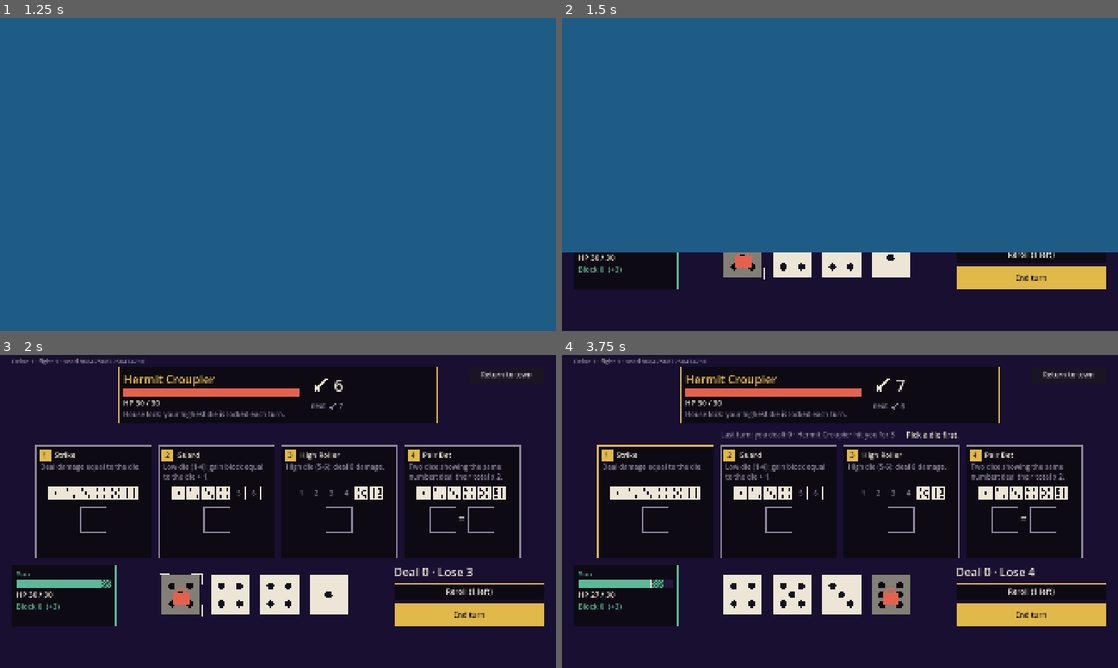
Above: before the commit, frames 1-4 (two rows, left to right).
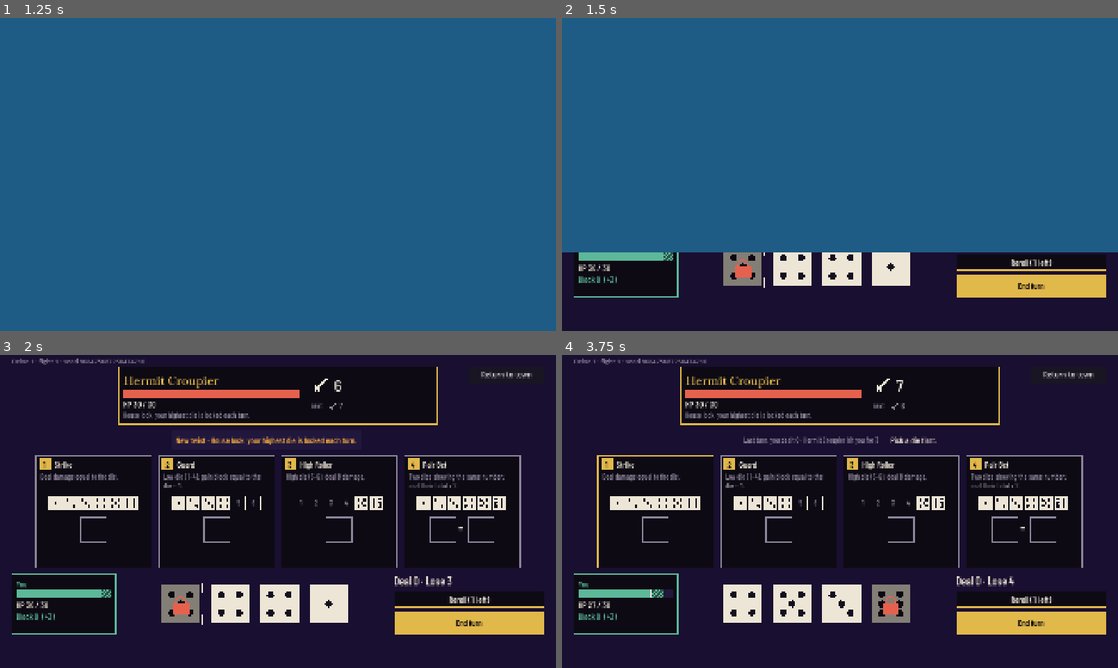
Above: after the commit, the same moments.

Repository: vantaloomin/saikoro-bay
Game: Godot game, scene res://game/boot/boot.tscn
Same seed, same stepped clock (60 frames per second), same inputs: the game is played once before the commit and once after it.
Inputs (mouse positions are in pixels of both pictures, inside the frame that each line leads up to):
- Up to frame 1 (1.25 s): click "Go down" at 0.5 s
- Up to frame 2 (1.5 s): click "Go down" at 1.25 s
- Up to frame 3 (2 s): no input
- Up to frame 4 (3.75 s): click "End turn" at 2 s; click "End turn" at 2.75 s; click (656, 502) at 3.52 s

Frame 1 is identical in both runs. In frame 2, 4.4% of the frame differs, in the area x 2-98%, y 74-90%; in frame 3, 20%; in frame 4, 21%, in the area x 2-98%, y 6-90%.

Commit message:
Board: delve type, Nudge face chip, twist banner and drag (#15)
Delve type (Barlow Condensed with tabular figures, Shippori Mincho B1
Latin subset for titles), OFL fonts in content/sfw/fonts outside LFS.
Nudge shows the giving villager's face chip. A first-meet twist banner
shows once per campaign, saved as GameState.seen_twists (optional on
load). Dice can be dragged onto slots, and a bad drop explains itself.
Placed dice stay bright in dimmed slots, and a held die lifts 20 px
with thick corners. Copy fixes from the UX review.

Diff:
--- a/data/enemies.json
+++ b/data/enemies.json
@@ -15,7 +15,7 @@
 		{
 			"id": "snake_eyes_eel", "name": "Snake-Eyes Eel", "hp": 34,
 			"intents": ["attack:6", "attack:7", "attack:12"],
-			"twist": "snake_eyes", "twist_text": "Snake eyes: each 1 you leave unplaced bites you for 1."
+			"twist": "snake_eyes", "twist_text": "Snake eyes: each unplaced 1 bites for 1."
 		}
 	]
 }
--- a/game/delve/board/board_style.gd
+++ b/game/delve/board/board_style.gd
@@ -18,8 +18,15 @@
 const DIE_FACE: Color = Color(0.93, 0.9, 0.84)
 const DIE_PIP: Color = Color(0.08, 0.06, 0.12)
 
-const BODY: int = 26
-const SMALL: int = 24
+## Delve type (two-halves section 1): Barlow Condensed with tabular figures
+## for numbers and labels, Shippori Mincho B1 for titles. Barlow is narrow,
+## so body text runs a size up to stay readable at 1080p.
+const LABEL_FONT_PATH: String = "res://content/sfw/fonts/BarlowCondensed-Medium.ttf"
+const STRONG_FONT_PATH: String = "res://content/sfw/fonts/BarlowCondensed-SemiBold.ttf"
+const TITLE_FONT_PATH: String = "res://content/sfw/fonts/ShipporiMinchoB1-Bold-Latin.ttf"
+
+const BODY: int = 30
+const SMALL: int = 26
 const NUMBER: int = 40
 const BIG: int = 56
 
@@ -30,6 +37,42 @@
 ## Smallest size for dice and pip rulers at 1080p (Mara: 48 px minimum).
 const DIE_SIZE: int = 96
 const RULER_CELL: int = 48
+
+
+static var _theme: Theme
+static var _strong: Font
+static var _title: Font
+
+
+## The delve theme: Barlow Condensed with tabular figures as the default
+## font, so every label and number under the board uses it.
+static func theme() -> Theme:
+	if _theme == null:
+		_theme = Theme.new()
+		_theme.default_font = _tabular(load(LABEL_FONT_PATH) as Font)
+		_theme.default_font_size = BODY
+	return _theme
+
+
+## Buttons and emphasis.
+static func strong_font() -> Font:
+	if _strong == null:
+		_strong = _tabular(load(STRONG_FONT_PATH) as Font)
+	return _strong
+
+
+## Titles such as the enemy's name.
+static func title_font() -> Font:
+	if _title == null:
+		_title = load(TITLE_FONT_PATH) as Font
+	return _title
+
+
+static func _tabular(base: Font) -> FontVariation:
+	var font: FontVariation = FontVariation.new()
+	font.base_font = base
+	font.opentype_features = {TextServerManager.get_primary_interface().name_to_tag("tnum"): 1}
+	return font
 
 
 ## Pip positions for faces 1-6 on a unit square.
--- a/game/delve/board/die_view.gd
+++ b/game/delve/board/die_view.gd
@@ -5,8 +5,14 @@
 ## cross when spent on a reroll, and a "-1" bite marker against Snake eyes.
 ## Every state has a shape, so it reads in greyscale (SA-5).
 
+## How far a held die lifts, and how thick its corners are, so held and
+## focused differ in greyscale too (focus is 3 px corners, no lift).
+const HELD_LIFT: float = 20.0
+
 ## Right-click or the controller's B button on this die.
 signal secondary_pressed
+## The player started dragging this die (mouse or touch).
+signal drag_started
 
 var die_id: int = -1
 var value: int = 1:
@@ -52,6 +58,30 @@
 	mouse_exited.connect(queue_redraw)
 
 
+## Drag a free die onto a slot; it's the same move as click, then click.
+func _get_drag_data(_at: Vector2) -> Variant:
+	var payload: Variant = drag_payload()
+	if payload == null:
+		return null
+	var ghost: DieView = DieView.new()
+	ghost.value = value
+	ghost.modulate.a = 0.85
+	ghost.position = -ghost.custom_minimum_size / 2.0
+	var holder: Control = Control.new()
+	holder.add_child(ghost)
+	set_drag_preview(holder)
+	return payload
+
+
+## What a drag of this die carries, or null when it can't be dragged.
+## Starting one holds the die (drag_started).
+func drag_payload() -> Variant:
+	if placed or discarded or locked or disabled:
+		return null
+	drag_started.emit()
+	return {"die": die_id}
+
+
 func _gui_input(event: InputEvent) -> void:
 	var mouse: InputEventMouseButton = event as InputEventMouseButton
 	if mouse != null and mouse.pressed and mouse.button_index == MOUSE_BUTTON_RIGHT:
@@ -81,7 +111,7 @@
 	if selected:
 		# A held die lifts off the felt, so held vs focused isn't color alone.
 		draw_rect(rect, Color(0, 0, 0, 0.55))
-		rect.position.y -= 14
+		rect.position.y -= HELD_LIFT
 	var face: Color = BoardStyle.DIE_FACE
 	if discarded:
 		face = BoardStyle.DIM
@@ -97,6 +127,6 @@
 		draw_rect(Rect2(rect.end.x - 40, rect.position.y - 6, 46, 30), BoardStyle.DANGER)
 		draw_string(font, Vector2(rect.end.x - 36, rect.position.y + 18), "-1", HORIZONTAL_ALIGNMENT_LEFT, -1, 22, BoardStyle.INK)
 	if selected:
-		BoardStyle.draw_brackets(self, rect, BoardStyle.GOLD, 6.0)
+		BoardStyle.draw_brackets(self, rect, BoardStyle.GOLD, 10.0)
 	elif has_focus() or is_hovered():
 		BoardStyle.draw_brackets(self, rect, BoardStyle.INK, 3.0)
--- /dev/null
+++ b/game/delve/board/face_chip.gd
@@ -0,0 +1,53 @@
+class_name FaceChip
+extends Control
+## A villager's face chip, so a perk shows who gives it (KP-2). Placeholder
+## until portraits exist: a disc in the villager's color with their initials.
+
+## Placeholder colors per villager id; anything else draws in DIM.
+const COLORS: Dictionary[String, Color] = {
+	"pearl_diver": Color(0.33, 0.62, 0.82),
+	"shipwright": Color(0.72, 0.5, 0.32),
+	"onsen_keeper": Color(0.86, 0.5, 0.58),
+	"shrine_keeper": Color(0.92, 0.55, 0.22),
+}
+
+var villager_id: String = "":
+	set(v):
+		villager_id = v
+		queue_redraw()
+## The words the initials come from, such as "Pearl diver".
+var role: String = "":
+	set(v):
+		role = v
+		queue_redraw()
+var dimmed: bool = false:
+	set(v):
+		dimmed = v
+		queue_redraw()
+
+
+func _init() -> void:
+	custom_minimum_size = Vector2(40, 40)
+	mouse_filter = Control.MOUSE_FILTER_IGNORE
+
+
+func initials() -> String:
+	var out: String = ""
+	for word: String in role.split(" ", false):
+		out += word.substr(0, 1).to_upper()
+	return out.substr(0, 2)
+
+
+func _draw() -> void:
+	var radius: float = minf(size.x, size.y) / 2.0
+	var center: Vector2 = size / 2.0
+	var fill: Color = COLORS.get(villager_id, BoardStyle.DIM)
+	if dimmed:
+		fill = fill.darkened(0.5)
+	draw_circle(center, radius, fill)
+	draw_arc(center, radius - 1, 0, TAU, 32, BoardStyle.LACQUER, 2.0)
+	var font: Font = get_theme_default_font()
+	var text: String = initials()
+	var font_size: int = int(radius * 0.95)
+	var w: float = font.get_string_size(text, HORIZONTAL_ALIGNMENT_LEFT, -1, font_size).x
+	draw_string(font, center + Vector2(-w / 2.0, font_size * 0.36), text, HORIZONTAL_ALIGNMENT_LEFT, -1, font_size, BoardStyle.LACQUER)
--- a/game/delve/board/fight_board.gd
+++ b/game/delve/board/fight_board.gd
@@ -71,6 +71,7 @@
 var _twist: Label
 var _message: Label
 var _badge: Label
+var _nudge_chip: FaceChip
 var _slot_cards: Dictionary[String, SlotCard] = {}
 var _dice: Array[DieView] = []
 var _player_hp: Label
@@ -88,6 +89,11 @@
 var _again: Button
 
 
+## Show the one-line banner for this enemy's twist (the first meeting).
+## Set before adding the board to the tree.
+var twist_banner: bool = false
+var _banner: PanelContainer
+
 ## Builds the board for `new_fight`. Call before adding it to the tree.
 func setup(new_fight: Fight, game_data: GameData) -> void:
 	fight = new_fight
@@ -97,6 +103,7 @@
 func _ready() -> void:
 	_ensure_actions()
 	set_anchors_and_offsets_preset(Control.PRESET_FULL_RECT)
+	theme = BoardStyle.theme()
 	_build()
 	_refresh_all()
 	if not _dice.is_empty():
@@ -150,6 +157,20 @@
 	_refresh_all()
 
 
+## Dragging holds the die, so every slot previews it during the drag.
+func _on_die_drag_started(die_id: int) -> void:
+	if _reroll_mode or _selected == die_id:
+		return
+	_on_die_pressed(die_id)
+
+
+func _on_die_dropped(die_id: int, slot_id: String) -> void:
+	if _reroll_mode or not fight.die(die_id).is_free():
+		return
+	_selected = die_id
+	_on_slot_pressed(slot_id)
+
+
 func _on_slot_pressed(slot_id: String) -> void:
 	if _busy or fight.state != Fight.State.PLAYER_TURN:
 		return
@@ -238,6 +259,7 @@
 	if _busy or fight.state != Fight.State.PLAYER_TURN:
 		return
 	_cancel()
+	_banner.visible = false
 	var start: int = fight.events.size()
 	fight.end_turn()
 	var turn_events: Array[Dictionary] = fight.events.slice(start)
@@ -364,7 +386,11 @@
 		_reroll.text = "Reroll (%d left)" % fight.rerolls_left
 	_nudge.visible = fight.has_perk(Fight.NUDGE_PERK)
 	_nudge.disabled = fight.nudges_left <= 0
-	var nudger: String = _source_name(fight.perk_source(Fight.NUDGE_PERK)) if fight.has_perk(Fight.NUDGE_PERK) else ""
+	var nudge_source: String = fight.perk_source(Fight.NUDGE_PERK)
+	var nudger: String = _source_name(nudge_source) if fight.has_perk(Fight.NUDGE_PERK) else ""
+	_nudge_chip.villager_id = nudge_source
+	_nudge_chip.role = nudger
+	_nudge_chip.dimmed = fight.nudges_left <= 0
 	_nudge.text = "Nudge +1 · %s" % nudger if fight.nudges_left > 0 else "Nudge used · %s" % nudger
 	_turn = turn_preview()
 	_end_preview.text = end_turn_summary()
@@ -400,7 +426,7 @@
 		return
 	if _selected < 0:
 		if s.dice.size() > 0:
-			card.preview_text = "Incomplete: waits for another %d" % fight.die(s.dice[0]).value
+			card.preview_text = "Waits for a %d" % fight.die(s.dice[0]).value
 			card.preview_tone = "wait"
 		return
 	var p: Dictionary = fight.preview(_selected, s.id)
@@ -412,19 +438,21 @@
 		var value: int = fight.die(_selected).value
 		card.preview_tone = "wait"
 		if p["can_complete"]:
-			card.preview_text = "Waits for another %d: %s" % [value, _effect_text(p["effect"] as String, p["amount"] as int, p["blocked"] as int)]
+			card.preview_text = "Waits for a %d · %s" % [value, _effect_text(p["effect"] as String, p["amount"] as int, p["blocked"] as int, true)]
 		else:
-			card.preview_text = "Waits for another %d (none in hand)" % value
+			card.preview_text = "Waits for a %d (none in hand)" % value
 	else:
 		card.preview_text = _effect_text(p["effect"] as String, p["amount"] as int, p["blocked"] as int)
 
 
-func _effect_text(effect: String, amount: int, blocked: int) -> String:
+## `short` abbreviates for a footer that also carries a condition.
+func _effect_text(effect: String, amount: int, blocked: int, short: bool = false) -> String:
 	match effect:
 		"damage":
+			var unit: String = "dmg" if short else "damage"
 			if blocked > 0:
-				return "%d damage (%d into guard)" % [amount, blocked]
-			return "%d damage" % amount
+				return "%d %s (%d into guard)" % [amount, unit, blocked]
+			return "%d %s" % [amount, unit]
 		"block":
 			return "Block %d" % amount
 		"heal":
@@ -575,6 +603,7 @@
 	enemy_box.size_flags_horizontal = Control.SIZE_EXPAND_FILL
 	enemy_inner.add_child(enemy_box)
 	_enemy_name = BoardStyle.label("", BoardStyle.NUMBER, BoardStyle.GOLD)
+	_enemy_name.add_theme_font_override("font", BoardStyle.title_font())
 	enemy_box.add_child(_enemy_name)
 	_enemy_bar = HpBar.new()
 	_enemy_bar.fill = BoardStyle.DANGER
@@ -595,11 +624,20 @@
 	_intent = IntentView.new()
 	enemy_inner.add_child(_intent)
 
+	# First meeting with a twist: one line, gone after the first turn.
+	_banner = PanelContainer.new()
+	_banner.add_theme_stylebox_override("panel", BoardStyle.panel(BoardStyle.AMBER, BoardStyle.FELT))
+	_banner.size_flags_horizontal = Control.SIZE_SHRINK_CENTER
+	_banner.visible = twist_banner and not _twist.text.is_empty()
+	_banner.add_child(BoardStyle.label("New twist · " + _twist.text, BoardStyle.BODY, BoardStyle.AMBER))
+
 	var lines: HBoxContainer = HBoxContainer.new()
 	lines.alignment = BoxContainer.ALIGNMENT_CENTER
 	lines.add_theme_constant_override("separation", 40)
-	lines.custom_minimum_size = Vector2(0, 36)
+	# Tall enough for the twist banner, so nothing jumps when it goes.
+	lines.custom_minimum_size = Vector2(0, 68)
 	column.add_child(lines)
+	lines.add_child(_banner)
 	_last_turn = BoardStyle.label("", BoardStyle.SMALL, BoardStyle.DIM)
 	lines.add_child(_last_turn)
 	_message = BoardStyle.label("", BoardStyle.BODY)
@@ -623,6 +661,7 @@
 			card.accepted[face] = _accepts_face(s.row, face + 1)
 		card.pressed.connect(_on_slot_pressed.bind(s.id))
 		card.secondary_pressed.connect(_on_slot_secondary.bind(s.id))
+		card.die_dropped.connect(_on_die_dropped.bind(s.id))
 		slot_row.add_child(card)
 		_slot_cards[s.id] = card
 		order += 1
@@ -660,6 +699,7 @@
 		view.size_flags_vertical = Control.SIZE_SHRINK_CENTER
 		view.pressed.connect(_on_die_pressed.bind(d.id))
 		view.secondary_pressed.connect(_cancel)
+		view.drag_started.connect(_on_die_drag_started.bind(d.id))
 		hand.add_child(view)
 		_dice.append(view)
 
@@ -679,6 +719,12 @@
 	_nudge = _button("Nudge +1", 0)
 	_nudge.pressed.connect(_on_nudge)
 	verb_row.add_child(_nudge)
+	# The chip of the villager who gives Nudge sits at the button's left edge.
+	for state: String in ["normal", "hover", "pressed", "disabled"]:
+		(_nudge.get_theme_stylebox(state) as StyleBoxFlat).content_margin_left = 60
+	_nudge_chip = FaceChip.new()
+	_nudge.add_child(_nudge_chip)
+	_nudge_chip.set_anchors_and_offsets_preset(Control.PRESET_CENTER_LEFT, Control.PRESET_MODE_KEEP_SIZE, 10)
 	_reroll = _button("Reroll", 0)
 	_reroll.pressed.connect(_on_reroll)
 	verb_row.add_child(_reroll)
@@ -736,6 +782,7 @@
 	var b: Button = Button.new()
 	b.text = text
 	b.add_theme_font_size_override("font_size", BoardStyle.BODY)
+	b.add_theme_font_override("font", BoardStyle.strong_font())
 	b.size_flags_horizontal = Control.SIZE_EXPAND_FILL
 	if height > 0:
 		b.custom_minimum_size = Vector2(0, height)
--- a/game/delve/board/slot_card.gd
+++ b/game/delve/board/slot_card.gd
@@ -6,6 +6,9 @@
 
 ## Right-click or B on the card: take back its last die.
 signal secondary_pressed
+## A die was dragged onto this slot. Every die drop is taken, so the board
+## can explain a refusal instead of the drop silently doing nothing.
+signal die_dropped(die_id: int)
 
 var slot_id: String = ""
 var order: int = 1
@@ -41,6 +44,14 @@
 	focus_exited.connect(queue_redraw)
 	mouse_entered.connect(queue_redraw)
 	mouse_exited.connect(queue_redraw)
+
+
+func _can_drop_data(_at: Vector2, data: Variant) -> bool:
+	return data is Dictionary and (data as Dictionary).has("die")
+
+
+func _drop_data(_at: Vector2, data: Variant) -> void:
+	die_dropped.emit((data as Dictionary)["die"] as int)
 
 
 func _gui_input(event: InputEvent) -> void:
@@ -92,6 +103,11 @@
 		var cy: float = ruler_y + cell + 6
 		draw_colored_polygon(PackedVector2Array([Vector2(cx, cy), Vector2(cx - 9, cy + 12), Vector2(cx + 9, cy + 12)]), BoardStyle.INK)
 
+	# A slot the held die can't go in dims its chrome only. Placed dice and
+	# the footer stay bright, so a placed die never reads as locked.
+	if held_fit == -1:
+		draw_rect(r, Color(0, 0, 0, 0.35))
+
 	# Sockets.
 	var socket: float = 88
 	var gap: float = 44 if is_pair else 0
@@ -126,5 +142,3 @@
 		var top: float = size.y - (20 if one_line else 50)
 		draw_multiline_string(font, Vector2(16, top), text, HORIZONTAL_ALIGNMENT_LEFT, width,
 			BoardStyle.SMALL, 2, tone)
-	if held_fit == -1:
-		draw_rect(r, Color(0, 0, 0, 0.35))
--- a/game/delve/delve.gd
+++ b/game/delve/delve.gd
@@ -30,6 +30,10 @@
 	_status.text = "Delve %d · fight %d · seed %d" % [Game.state.delve_count, _fights, Game.state.current_delve_seed()]
 	_board = BOARD_SCENE.instantiate() as FightBoard
 	_board.setup(fight, Game.data)
+	# Marked seen as the fight is dealt, which is when the banner shows: the
+	# board goes into the tree a few lines down. If showing it is ever
+	# deferred, mark it seen from the board when the banner appears instead.
+	_board.twist_banner = Game.state.meet_twist(str(Game.data.row("enemies", enemy_id).get("twist", "")))
 	_board.again_requested.connect(_next_fight)
 	_board.leave_requested.connect(_on_surface_pressed)
 	add_child(_board)
--- a/sim/state/game_state.gd
+++ b/sim/state/game_state.gd
@@ -21,6 +21,9 @@
 var delve_count: int = 0
 
 var _resources: Dictionary[String, int] = {}
+## Twists the player has met, so each gets its one-line banner only once
+## per campaign (dice-fight-rules section 9). Sorted, for a stable save.
+var _seen_twists: Array[String] = []
 
 
 func _init(seed_value: int = 0) -> void:
@@ -87,6 +90,22 @@
 	return true
 
 
+# --- Twists --------------------------------------------------------------
+
+func has_seen_twist(twist: String) -> bool:
+	return _seen_twists.has(twist)
+
+
+## Records the first meeting with `twist`. Returns true only that first
+## time, so the caller shows the banner once. "none" and "" are not twists.
+func meet_twist(twist: String) -> bool:
+	if twist.is_empty() or twist == "none" or has_seen_twist(twist):
+		return false
+	_seen_twists.append(twist)
+	_seen_twists.sort()
+	return true
+
+
 # --- Save ---------------------------------------------------------------------
 
 func to_dict() -> Dictionary:
@@ -98,11 +117,13 @@
 		"campaign_seed": str(campaign_seed),
 		"delve_count": delve_count,
 		"resources": resource_data,
+		"seen_twists": _seen_twists.duplicate(),
 	}
 
 
 ## Builds a state from to_dict() output (after a JSON round trip).
 ## Returns null if anything is missing, negative or not a whole number.
+## "seen_twists" is optional, so saves from before it existed still load.
 static func from_dict(data: Dictionary) -> GameState:
 	var phase_name: Variant = data.get("phase")
 	if not (phase_name is String and Phase.has(phase_name)):
@@ -115,6 +136,9 @@
 	if not SaveCodec.is_int_like(count) or SaveCodec.to_int_or(count, -1) < 0:
 		return null
 	if not resource_data is Dictionary:
+		return null
+	var twist_data: Variant = data.get("seen_twists", [])
+	if not twist_data is Array:
 		return null
 
 	var state: GameState = GameState.new(SaveCodec.to_int_or(seed_value, 0))
@@ -131,4 +155,10 @@
 			return null
 		if value > 0:
 			state._resources[id as String] = value
+	# Replayed through meet_twist on purpose: duplicates, "" and "none" are
+	# dropped quietly, and the list comes back sorted.
+	for twist: Variant in twist_data as Array:
+		if not twist is String:
+			return null
+		state.meet_twist(twist as String)
 	return state
--- a/tests/integration/test_fight_board.gd
+++ b/tests/integration/test_fight_board.gd
@@ -59,7 +59,7 @@
 	assert_eq(board._slot_cards["high_roller"].held_fit, 1, "a slot it can go in lights up")
 	board._on_die_pressed(1)
 	board._on_die_pressed(2)
-	assert_eq(board._slot_cards["pair_bet"].preview_text, "Waits for another 4: 16 damage")
+	assert_eq(board._slot_cards["pair_bet"].preview_text, "Waits for a 4 · 16 dmg")
 	assert_eq(board._slot_cards["pair_bet"].preview_tone, "wait", "waiting is neutral, not an error")
 
 
@@ -141,3 +141,52 @@
 	assert_eq(fight.state, Fight.State.WON)
 	assert_true(board._results.visible)
 	assert_string_contains(board._results_text.text, "You beat the Snake-Eyes Eel")
+
+
+func test_dragging_a_die_onto_a_slot_places_it() -> void:
+	var view: DieView = board._dice[1]
+	var payload: Variant = view.drag_payload()
+	assert_eq(payload, {"die": 1})
+	assert_eq(board._selected, 1, "dragging holds the die so slots preview it")
+	var card: SlotCard = board._slot_cards["high_roller"]
+	assert_true(card._can_drop_data(Vector2.ZERO, payload))
+	card._drop_data(Vector2.ZERO, payload)
+	assert_eq(fight.slot("high_roller").dice, [1] as Array[int])
+
+
+func test_a_bad_drag_explains_itself_and_places_nothing() -> void:
+	var payload: Variant = board._dice[0].drag_payload()
+	board._slot_cards["high_roller"]._drop_data(Vector2.ZERO, payload)
+	assert_true(fight.slot("high_roller").dice.is_empty())
+	assert_eq(board._slot_cards["high_roller"].preview_text, "Needs 5 to 6.")
+
+
+func test_a_placed_die_cannot_be_dragged() -> void:
+	board._on_die_pressed(1)
+	board._on_slot_pressed("high_roller")
+	assert_null(board._dice[1].drag_payload())
+
+
+func test_nudge_shows_the_face_of_the_villager_who_gives_it() -> void:
+	assert_eq(board._nudge_chip.villager_id, "pearl_diver")
+	assert_eq(board._nudge_chip.initials(), "PD")
+	assert_string_contains(board._nudge.text, "Pearl diver")
+
+
+func test_the_board_uses_the_delve_type() -> void:
+	var font: FontVariation = board.theme.default_font as FontVariation
+	assert_not_null(font)
+	assert_string_contains(font.base_font.resource_path, "BarlowCondensed")
+	assert_eq(board._enemy_name.get_theme_font("font").resource_path, BoardStyle.TITLE_FONT_PATH)
+
+
+func test_twist_banner_shows_on_first_meeting_until_the_first_turn() -> void:
+	assert_false(board._banner.visible, "off unless the delve asks for it")
+	var other: FightBoard = BOARD.instantiate() as FightBoard
+	other.setup(Fight.create(data, "fresh", "snake_eyes_eel", RngStreams.new(3)), data)
+	other.twist_banner = true
+	add_child_autofree(other)
+	assert_true(other._banner.visible)
+	assert_string_contains((other._banner.get_child(0) as Label).text, "New twist · Snake eyes")
+	await other._on_end_turn()
+	assert_false(other._banner.visible)
--- a/tests/unit/test_game_state.gd
+++ b/tests/unit/test_game_state.gd
@@ -52,6 +52,7 @@
 	state.add_resource("pearls", 12)
 	state.add_resource("koban", 3)
 	state.start_delve()
+	state.meet_twist("snake_eyes")
 	var text: String = SaveCodec.encode({GameState.PAYLOAD_KEY: state.to_dict()})
 	var decoded: SaveCodec.DecodeResult = SaveCodec.decode(text)
 	var loaded: GameState = GameState.from_dict(decoded.payload[GameState.PAYLOAD_KEY])
@@ -62,6 +63,25 @@
 	assert_eq(loaded.resource("pearls"), 12)
 	assert_eq(loaded.resource("koban"), 3)
 	assert_eq(loaded.current_delve_seed(), state.current_delve_seed())
+	assert_true(loaded.has_seen_twist("snake_eyes"))
+	assert_false(loaded.has_seen_twist("house_lock"))
+
+
+func test_each_twist_is_met_once() -> void:
+	var state: GameState = GameState.new(1)
+	assert_true(state.meet_twist("house_lock"))
+	assert_false(state.meet_twist("house_lock"), "the banner shows only the first time")
+	assert_false(state.meet_twist("none"), "the baseline enemy has no twist")
+	assert_false(state.meet_twist(""))
+	assert_true(state.has_seen_twist("house_lock"))
+
+
+func test_saves_from_before_seen_twists_still_load() -> void:
+	var old: Dictionary = GameState.new(5).to_dict()
+	old.erase("seen_twists")
+	var loaded: GameState = GameState.from_dict(old)
+	assert_not_null(loaded)
+	assert_false(loaded.has_seen_twist("snake_eyes"))
 
 
 func test_from_dict_rejects_bad_data() -> void:
@@ -77,6 +97,8 @@
 		"negative resource": {"resources": {"pearls": -2}},
 		"text resource": {"resources": {"pearls": "lots"}},
 		"resources not a dict": {"resources": [1, 2]},
+		"seen twists not a list": {"seen_twists": "snake_eyes"},
+		"seen twist not text": {"seen_twists": [3]},
 	}
 	for label: String in cases:
 		var data: Dictionary = good.duplicate(true)
Binary file added: content/sfw/fonts/BarlowCondensed-Medium.ttf
Not shown, added: content/sfw/fonts/BarlowCondensed-Medium.ttf.import
Binary file added: content/sfw/fonts/BarlowCondensed-SemiBold.ttf
Not shown, added: content/sfw/fonts/BarlowCondensed-SemiBold.ttf.import
Not shown, added: content/sfw/fonts/OFL-BarlowCondensed.txt
Not shown, added: content/sfw/fonts/OFL-ShipporiMinchoB1.txt
Binary file added: content/sfw/fonts/ShipporiMinchoB1-Bold-Latin.ttf
Not shown, added: content/sfw/fonts/ShipporiMinchoB1-Bold-Latin.ttf.import
Not shown, added: game/delve/board/face_chip.gd.uid
